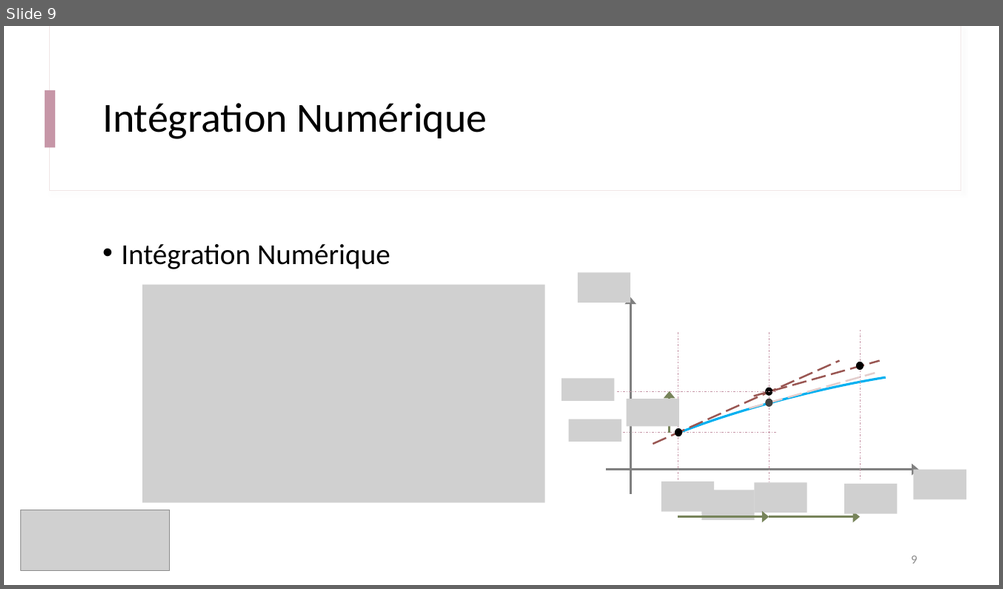
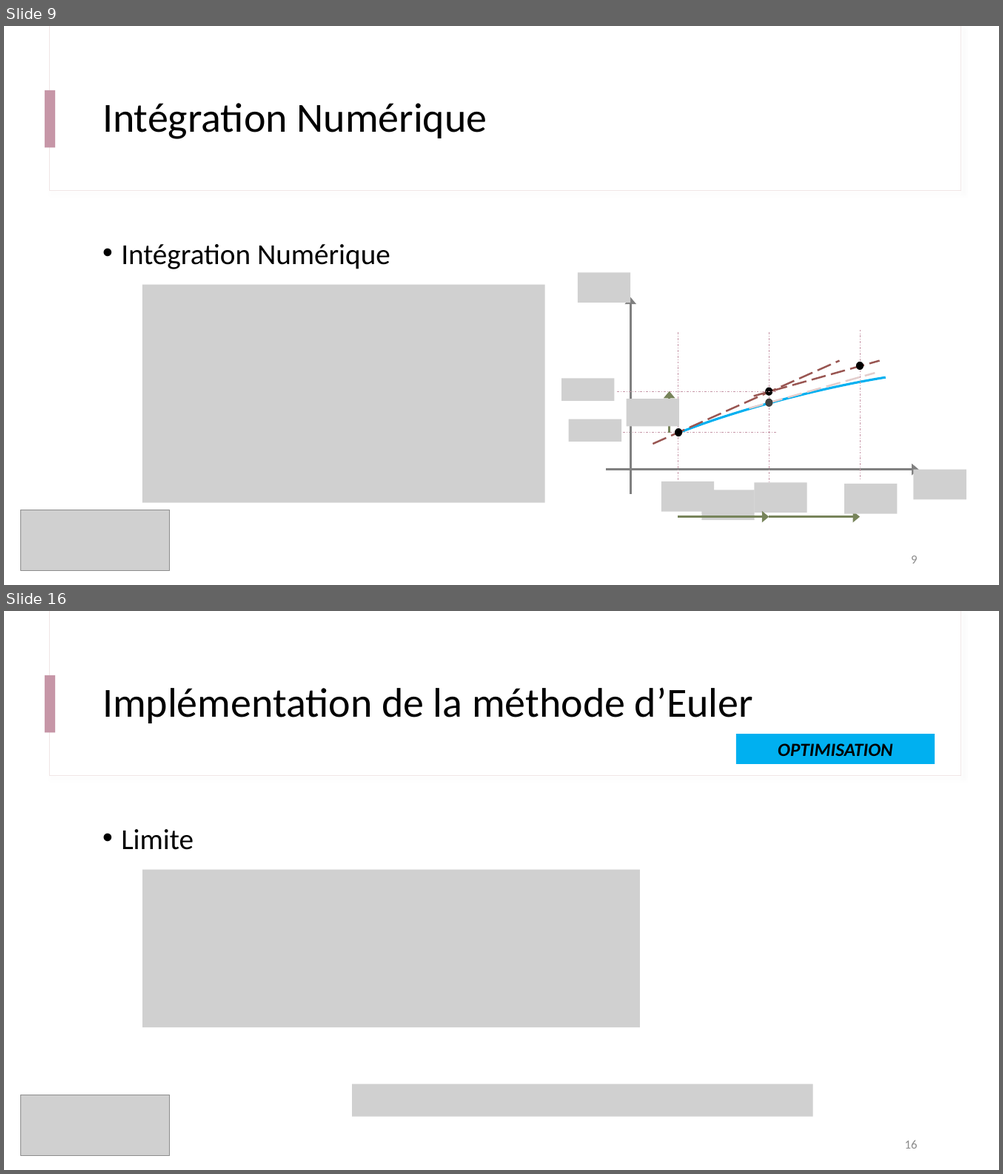
Before and after one commit to IOGS-Digital-Methods/semester-5, a slide deck: s5_outils_numeriques/b1_outils_numeriques/seance2_equation_diff/B1_4_b_Approche_Euler.pptx. Shown one above the other, each under a label of ours: slide 9 before the commit, slides 9 and 16 after it; the slides between them are not shown. The pictures are 1003x589 and 1003x1174 pixels, drawn with LibreOffice and Linux fonts; fonts in the diff are those of the drawing; grey boxes stand for pictures. Boxes give left, top, right and bottom in pixels: in the first picture for what was removed or moved away, otherwise in the second. Text is boxed around its words. In the diff, an @@ line names an element or a change of style, - is before the commit and + after.

Commit message:
Updating Euler Method (part 1)

```diff
--- a/s5_outils_numeriques/b1_outils_numeriques/seance2_equation_diff/B1_4_b_Approche_Euler.pptx
+++ b/s5_outils_numeriques/b1_outils_numeriques/seance2_equation_diff/B1_4_b_Approche_Euler.pptx
@@ slide 16 added at (4, 611, 999, 1170), background #FFFFFF; not listed: 3 template elements that a slide beside it also shows @@
@@ title added at (102, 687, 753, 723), 40 pt, text #000000 @@
+Implémentation de la méthode d’Euler
@@ rectangle added at (736, 734, 934, 764), fill #00B0F0, 18 pt, text #000000, bold, italic @@
+OPTIMISATION
@@ text added at (121, 829, 193, 850), 28 pt, text #000000 @@
+• Limite
@@ picture added at (143, 870, 640, 1028) @@
@@ picture added at (20, 1095, 170, 1156) @@
@@ picture added at (352, 1085, 813, 1118) @@
@@ page number added at (905, 1141, 917, 1149), 12 pt, text #8C8C8C @@
+16
```
Also in this commit, not shown: 3 slides changed, 9 other slides added, 2 slides removed, 1 other file.
